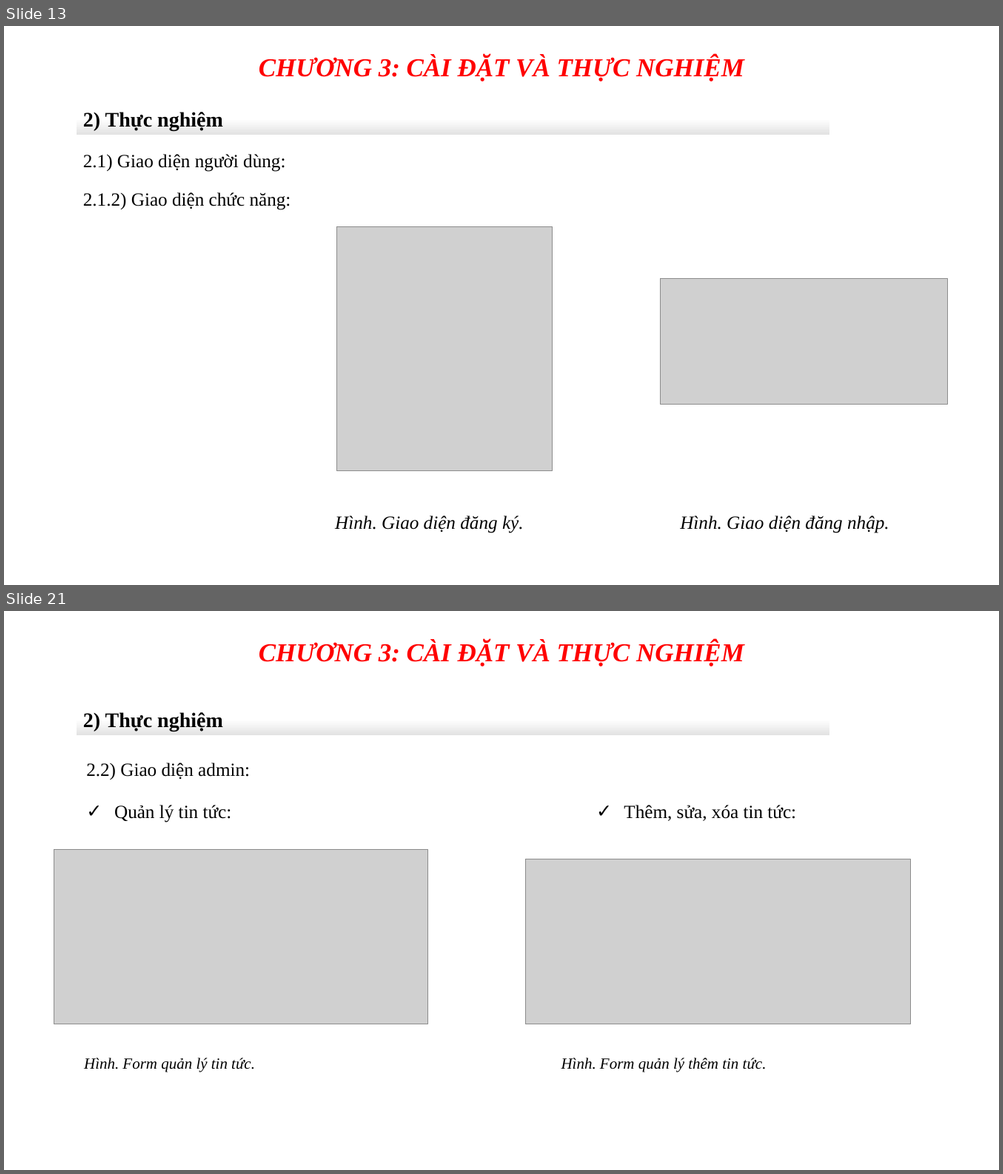
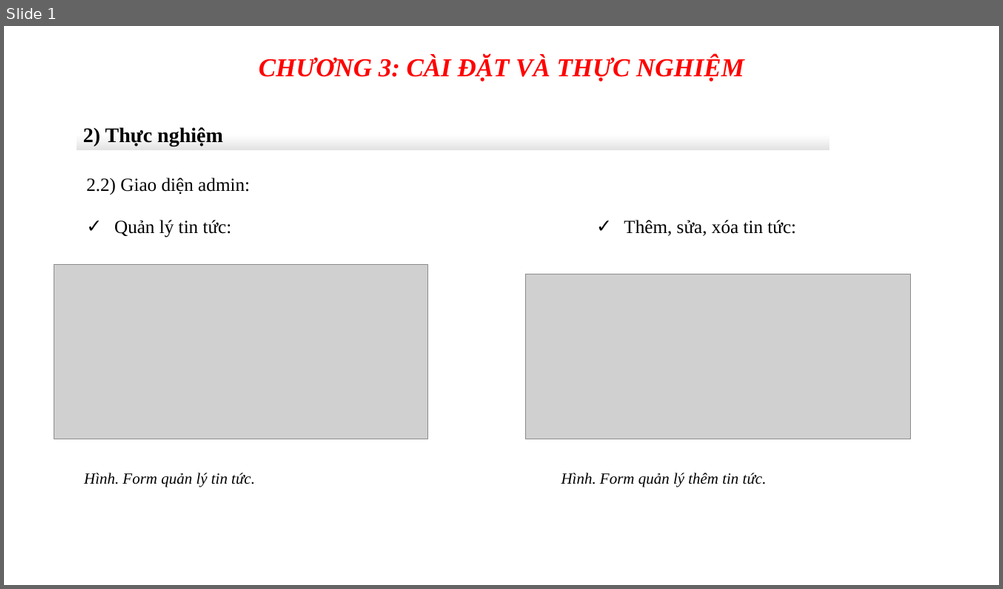
Before and after one commit to vothihoangyen/demo8-6, a slide deck: BỘ-TÀI-NGUYÊN-MÔI-TRƯỜNG-1.pptx. Shown one above the other, each under a label of ours: slides 13 and 21 before the commit, slide 1 after it; the slides between them are not shown. The pictures are 1003x1174 and 1003x589 pixels, drawn with LibreOffice and Linux fonts; fonts in the diff are those of the drawing; grey boxes stand for pictures; background and template pictures are left out. Boxes give left, top, right and bottom in pixels: in the first picture for what was removed or moved away, otherwise in the second. Text is boxed around its words. In the diff, an @@ line names an element or a change of style, - is before the commit and + after.

```diff
--- a/BỘ-TÀI-NGUYÊN-MÔI-TRƯỜNG-1.pptx
+++ b/BỘ-TÀI-NGUYÊN-MÔI-TRƯỜNG-1.pptx
@@ slide 13 removed at [4, 26, 999, 585], background picture (left out) @@
@@ text removed at [259, 56, 744, 82] @@
-CHƯƠNG 3: CÀI ĐẶT VÀ THỰC NGHIỆM
@@ rectangle removed at [76, 103, 829, 135] @@
-2) Thực nghiệm
@@ text removed at [83, 154, 285, 172] @@
-2.1) Giao diện người dùng:
@@ text removed at [83, 192, 291, 210] @@
-2.1.2) Giao diện chức năng:
@@ picture removed at [337, 227, 552, 471] @@
@@ picture removed at [660, 279, 948, 404] @@
@@ text removed at [335, 516, 523, 534] @@
-Hình. Giao diện đăng ký.
@@ text removed at [680, 516, 889, 534] @@
-Hình. Giao diện đăng nhập.
@@ what was slide 21 is now slide 1 @@
```
Also in this commit, not shown: 19 other slides removed.
